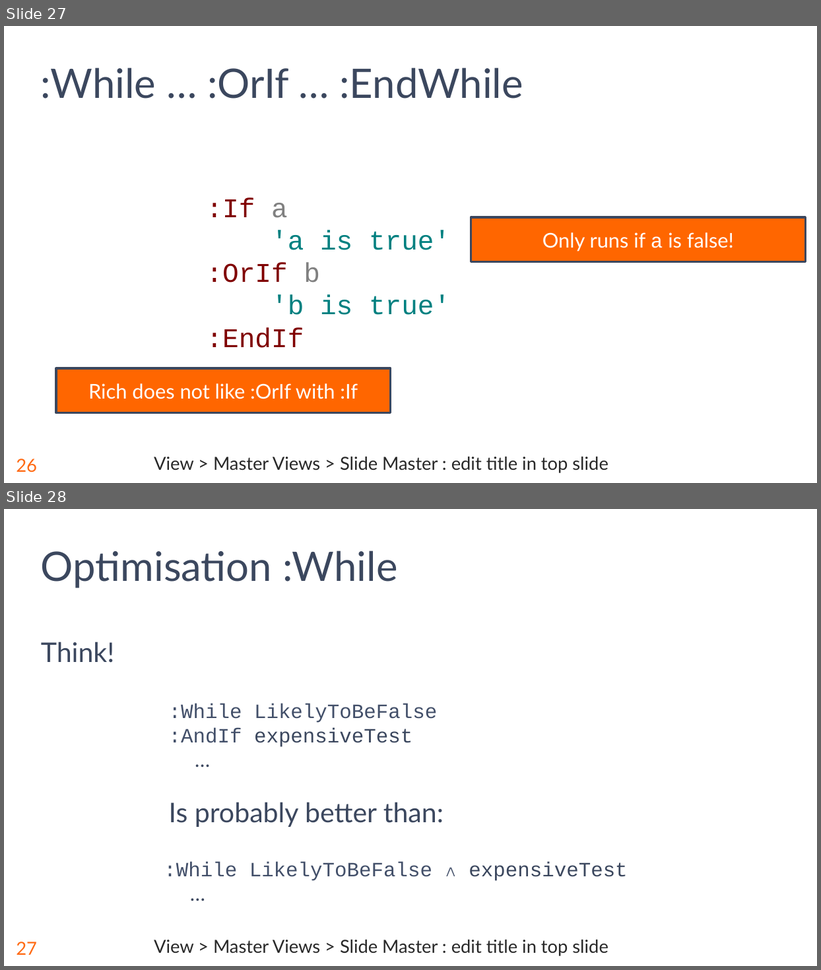
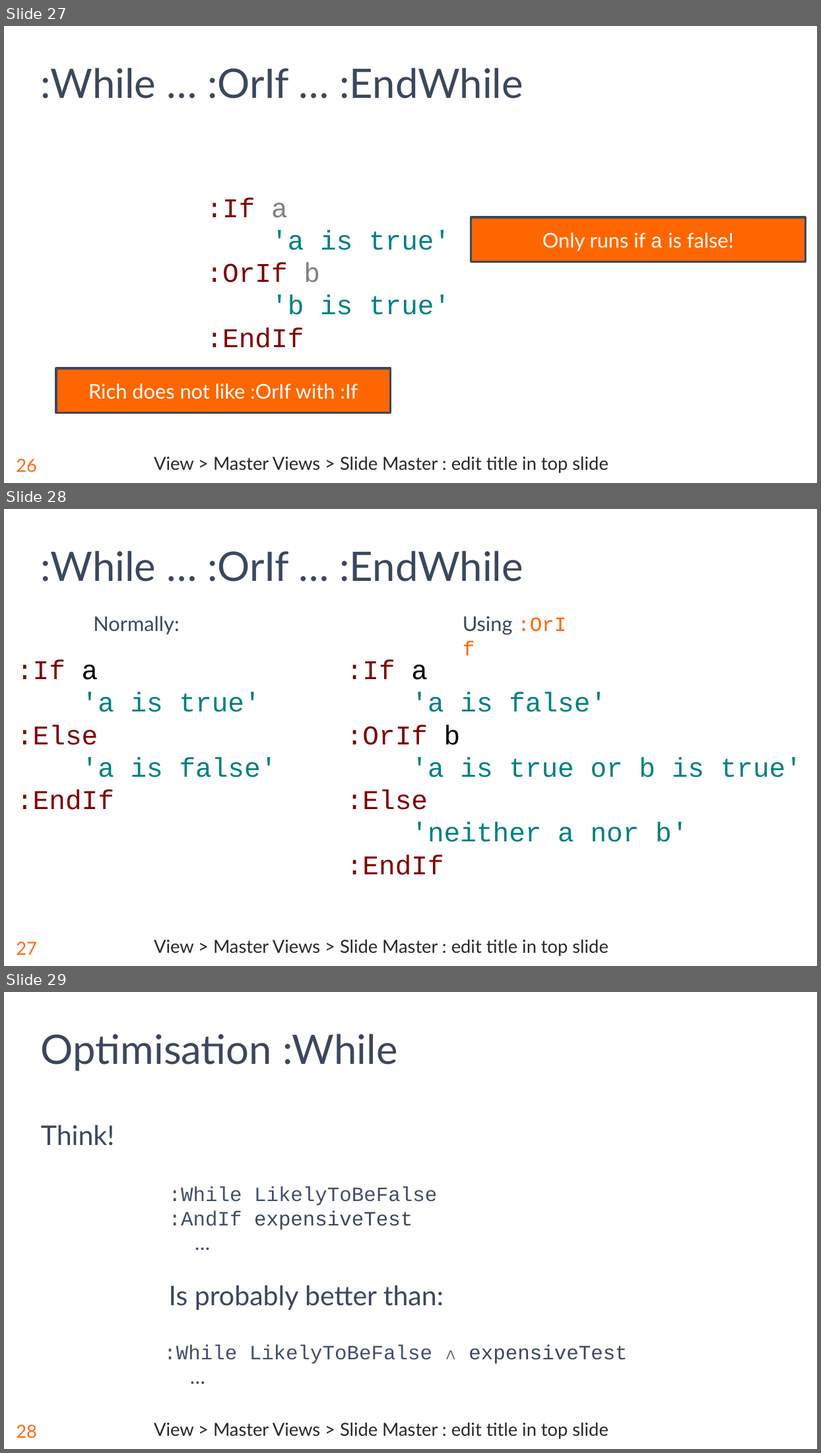
Before and after one commit to rikedyp/APLBootcamp, a slide deck: slides/APL_Bootcamp-part-6.pptx. Shown one above the other, each under a label of ours: slides 27 and 28 before the commit, slides 27, 28 and 29 after it. The pictures are 821x970 and 821x1453 pixels, drawn with LibreOffice and Linux fonts; fonts in the diff are those of the drawing; background and template pictures are left out. Boxes give left, top, right and bottom in pixels: in the first picture for what was removed or moved away, otherwise in the second. Text is boxed around its words. In the diff, an @@ line names an element or a change of style, - is before the commit and + after.

Commit message:
clarify OrIf

```diff
--- a/slides/APL_Bootcamp-part-6.pptx
+++ b/slides/APL_Bootcamp-part-6.pptx
@@ slide 28 added at (4,509,817,966), background #FFFFFF; not listed: 2 template elements that a slide beside it also shows @@
@@ title added at (41,551,523,582), 36 pt, text #3B475E @@
+:While … :OrIf … :EndWhile
@@ text added at (93,616,179,635), 18 pt, text #3B475E @@
+Normally:
@@ text added at (347,616,513,745), 18 pt, text #3B475E @@
+Using :OrIf
@@ text added at (17,659,277,810), 24 pt, text #008080 @@
+:If a
+'a is true'
+:Else
+'a is false'
+:EndIf
@@ text added at (347,659,802,875), 24 pt, text #008080 @@
+:If a
+'a is false'
+:OrIf b
+'a is true or b is true'
+:Else
+'neither a nor b'
+:EndIf
@@ what was slide 28 is now slide 29 @@
@@ page number at (16,1425,37,1439): text changed @@
-27
+28
```
